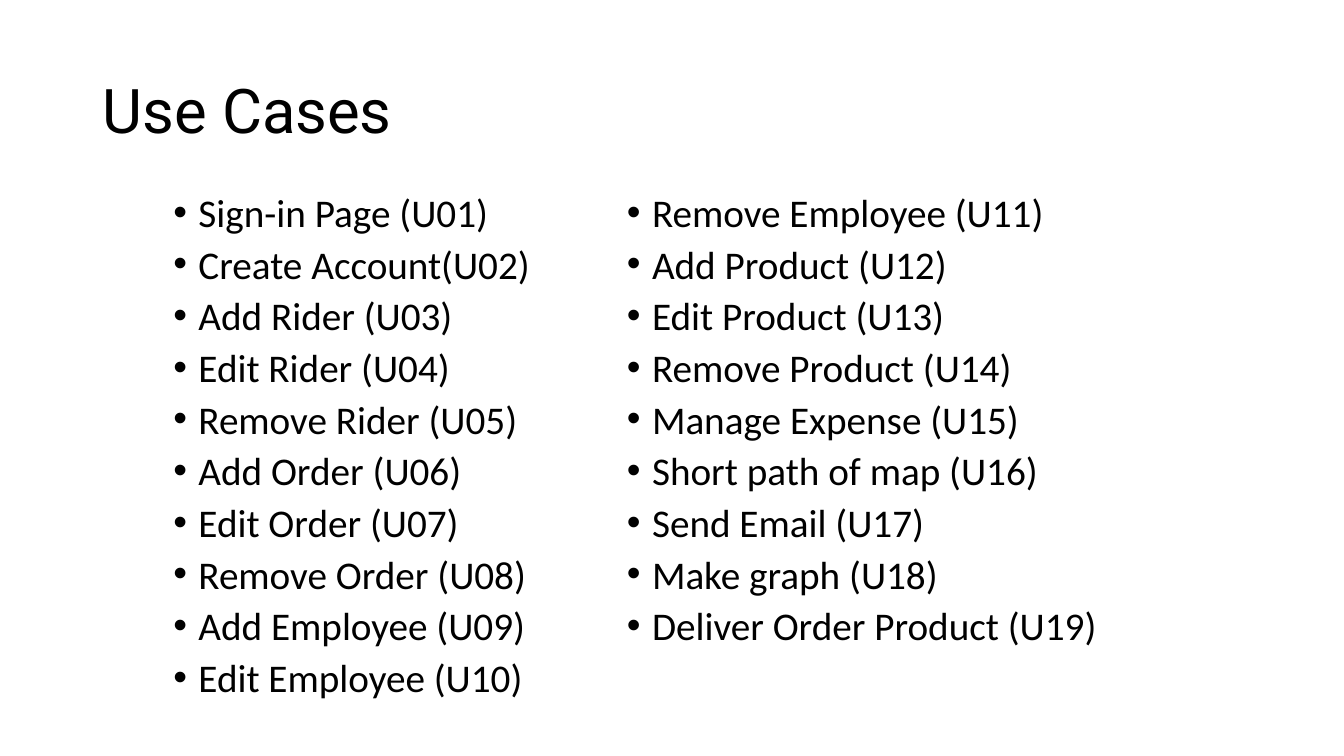
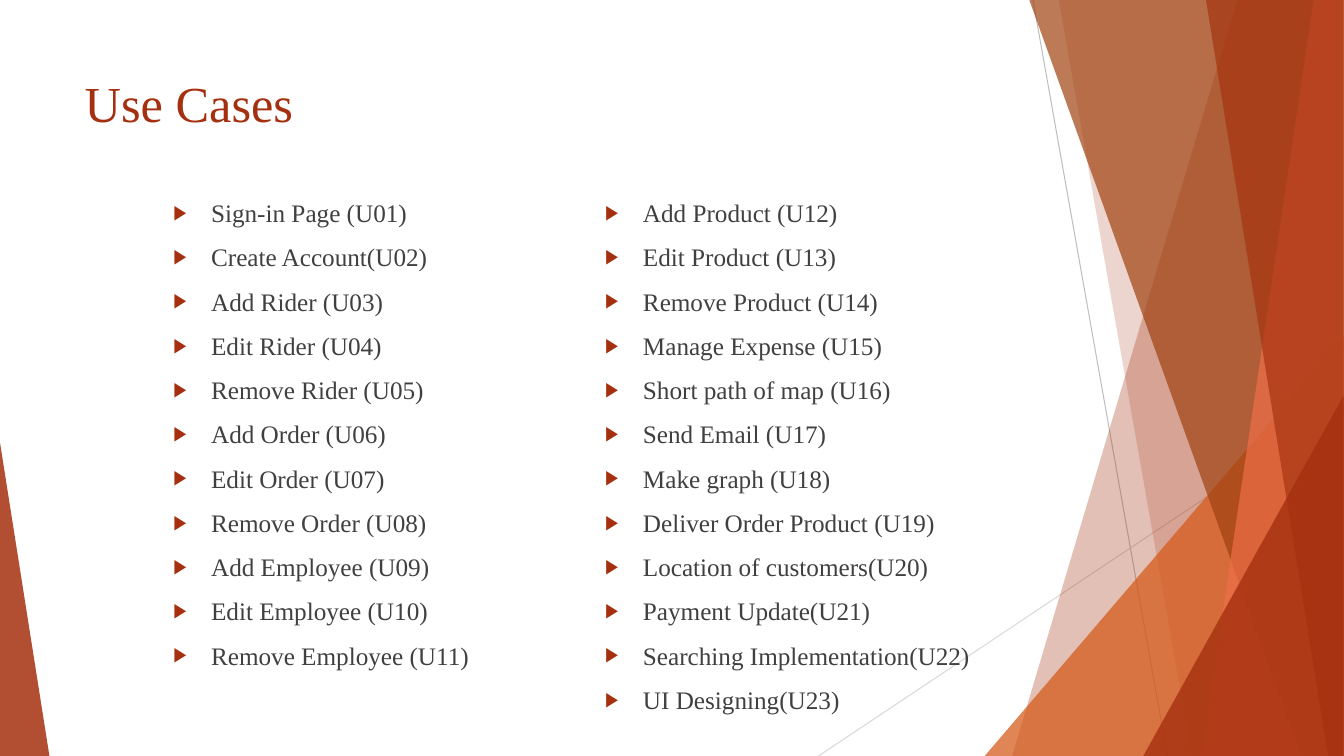
Before and after one commit to UswaArif/Tea-Distribution-Company, a slide deck: slide 8 of UMM Distribution Company.pptx. Drawn at 1344x756 pixels with LibreOffice and Linux fonts; fonts in the diff are those of the drawing. Boxes give left, top, right and bottom in pixels: in the first picture for what was removed or moved away, otherwise in the second. Text is boxed around its words. In the diff, an @@ line names an element or a change of style, - is before the commit and + after.

```diff
--- a/UMM Distribution Company.pptx
+++ b/UMM Distribution Company.pptx
@@ title "Use Cases": place and size @@
-title "Use Cases" at [102, 88, 392, 134]
+title "Use Cases" at [85, 88, 293, 123]
@@ title "Use Cases" at [85, 88, 293, 123]: size 44 to 36 pt, font Roboto to Times New Roman, text colour #000000 to #A5300F; line spacing 0.9 to 1; vertical alignment middle to top @@
@@ text at [211, 205, 429, 626]: size 28 to 18 pt, font Calibri to Times New Roman, text colour #000000 to #404040 in "Sign-in Page (U01)", "Create Account(U02)", "Add Rider (U03)", "Edit Rider (U04)" and 6 more places; bullet • to ▶; line spacing 0.8 to 1 @@
@@ text "Add Product (U12)": place and size @@
-text "Add Product (U12)" at [652, 198, 1097, 646]
+text "Add Product (U12)" at [643, 204, 969, 715]
@@ text at [643, 204, 934, 537]: size 28 to 18 pt, font Calibri to Times New Roman, text colour #000000 to #404040 in "Add Product (U12)", "Edit Product (U13)", "Remove Product (U14)", "Manage Expense (U15)" and 4 more places; bullet • to ▶; line spacing 0.8 to 1 @@
@@ text at [652, 198, 1044, 234]: paragraph removed @@
-• Remove Employee (U11)
@@ group added at [0, 0, 1344, 756]: 5 freeform shapes, 3 triangles, 2 lines @@
@@ text at [643, 558, 969, 715]: paragraphs added @@
+▶ Location of customers(U20)
+▶ Payment Update(U21)
+▶ Searching Implementation(U22)
+▶ UI Designing(U23)
@@ text at [211, 647, 469, 671]: paragraph added @@
+▶ Remove Employee (U11)
```
Also in this commit, not shown: 15 other slides changed, 7 slides added, 2 slides removed.
